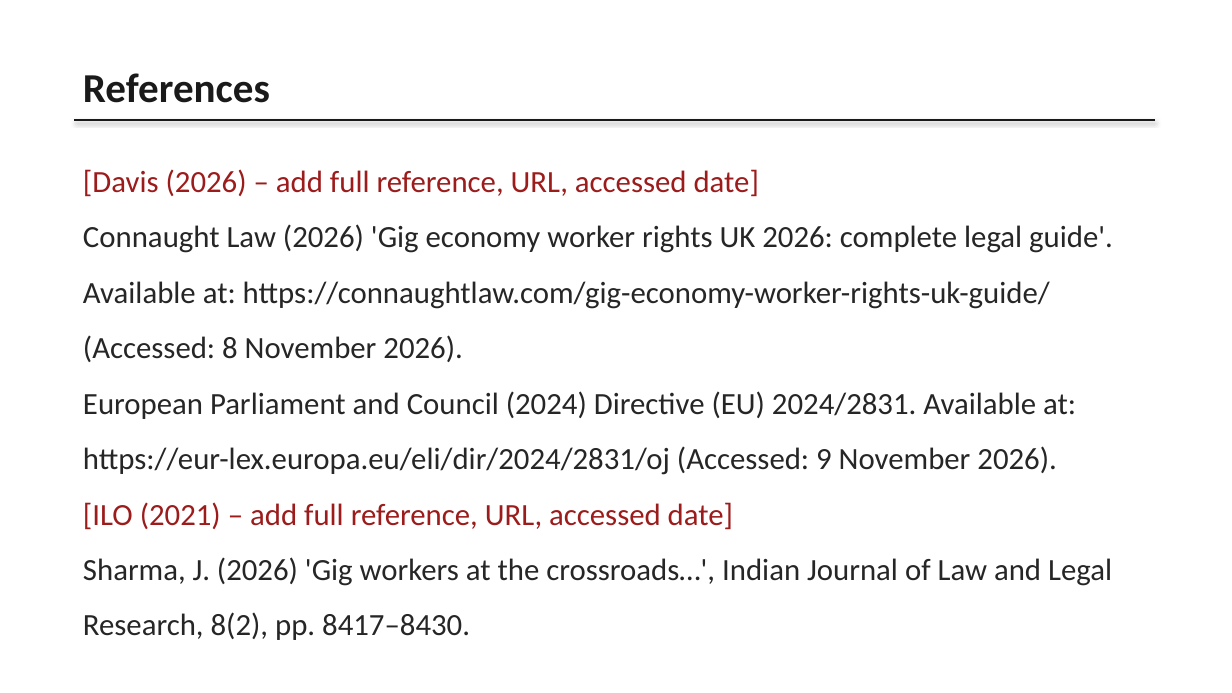
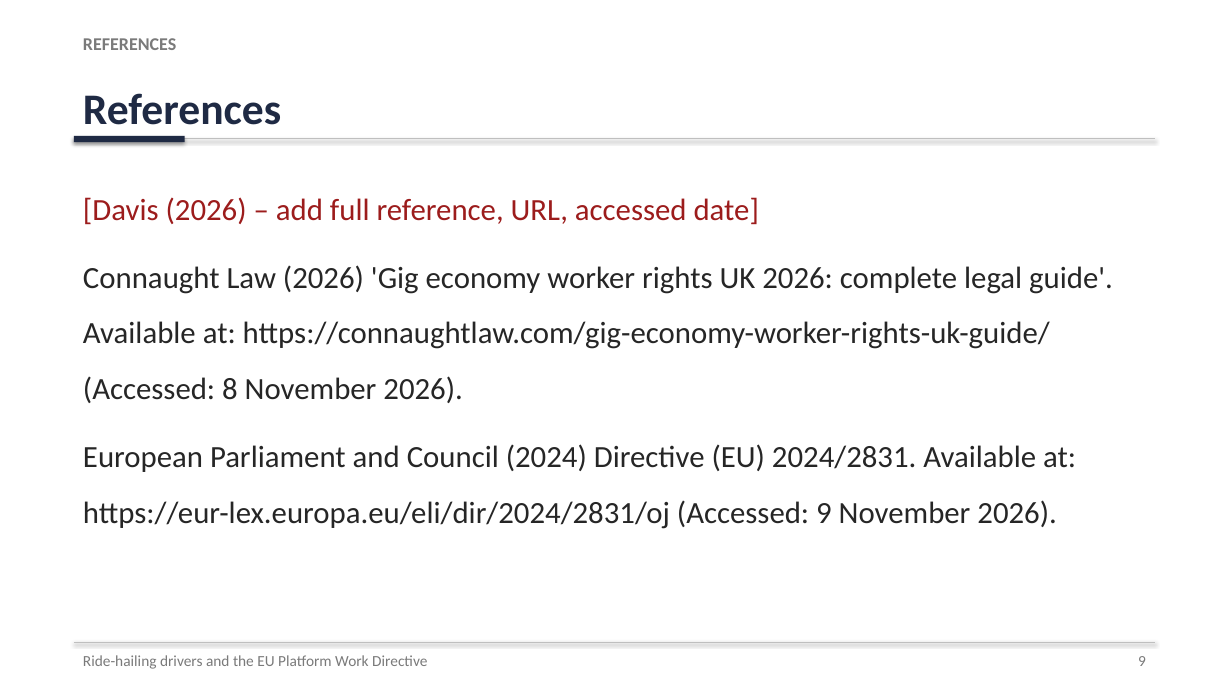
Before and after one commit to karanrg22-svg/skill, a slide deck: slide 9 of Ride-Hailing_Presentation.pptx. Drawn at 1232x693 pixels with LibreOffice and Linux fonts; fonts in the diff are those of the drawing. Boxes give left, top, right and bottom in pixels: in the first picture for what was removed or moved away, otherwise in the second. Text is boxed around its words. In the diff, an @@ line names an element or a change of style, - is before the commit and + after.

```diff
--- a/Ride-Hailing_Presentation.pptx
+++ b/Ride-Hailing_Presentation.pptx
@@ text "REFERENCES" at (x1=83, y1=38, x2=176, y2=50): vertical alignment middle to top @@
@@ text at (x1=83, y1=38, x2=176, y2=50): text changed; size 32 to 14 pt; text colour #1A1A1A to #7A7A7A @@
-References
+REFERENCES
@@ text added at (x1=83, y1=93, x2=281, y2=125), 34 pt, text #1F2A44, bold @@
+References
@@ line moved from (74, 120) - (1155, 120) to (74, 139) - (1155, 139) @@
@@ line (74, 139) - (1155, 139): stroke #1A1A1A 1.5 pt to #BFBFBF 0.75 pt @@
@@ rectangle added at (x1=74, y1=136, x2=185, y2=142), fill #1F2A44 @@
@@ text "[Davis (2026) – add full ..." moved from (x1=83, y1=169, x2=1113, y2=640) to (x1=83, y1=197, x2=1113, y2=529) @@
@@ text "[Davis (2026) – add full ..." at (x1=83, y1=197, x2=1113, y2=529): more space between paragraphs @@
@@ text at (x1=83, y1=502, x2=1112, y2=640): paragraphs removed @@
-[ILO (2021) – add full reference, URL, accessed date]
-Sharma, J. (2026) 'Gig workers at the crossroads…', Indian Journal of Law and Legal Research, 8(2), pp. 8417–8430.
@@ line added from (74, 642) to (1155, 642), #BFBFBF 0.75 pt @@
@@ text added at (x1=83, y1=655, x2=427, y2=669), 12 pt, text #7A7A7A @@
+Ride-hailing drivers and the EU Platform Work Directive
@@ text added at (x1=1138, y1=656, x2=1146, y2=666), 12 pt, text #7A7A7A @@
+9
```
Also in this commit, not shown: 8 other slides changed, 1 slide added.
